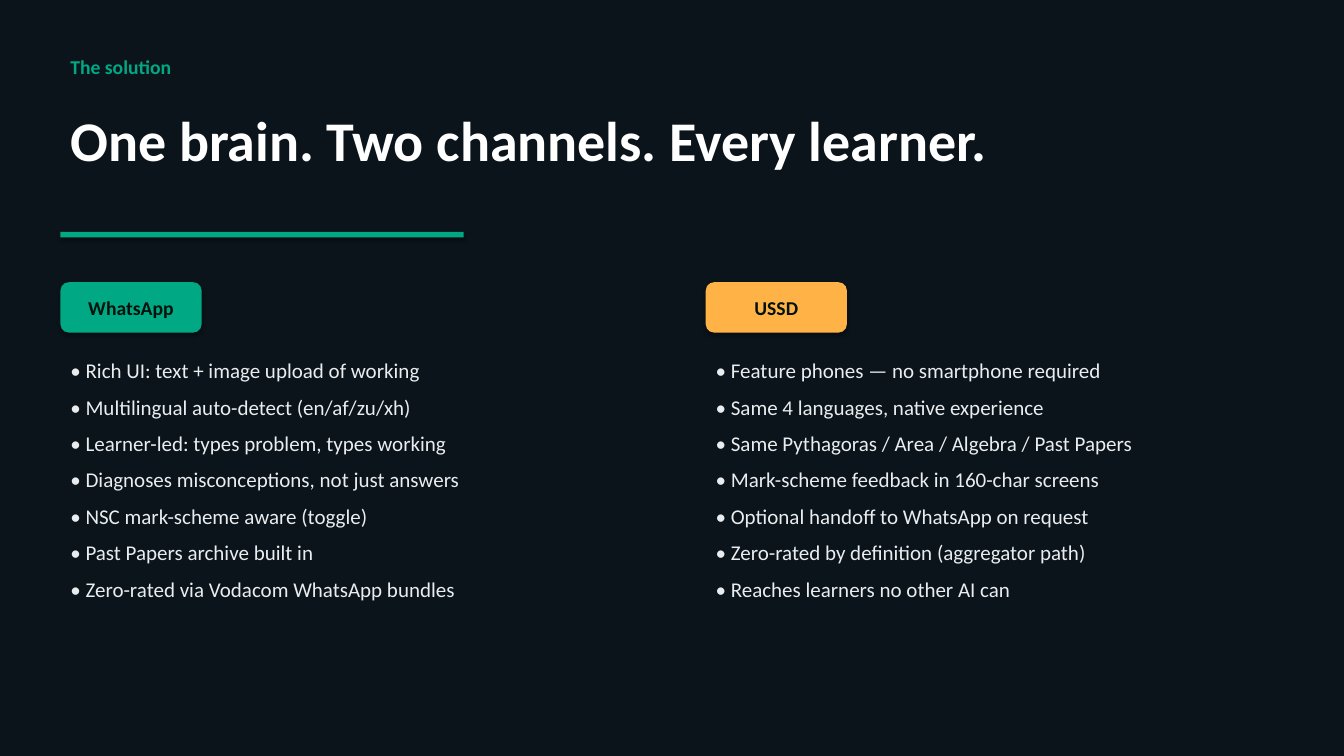
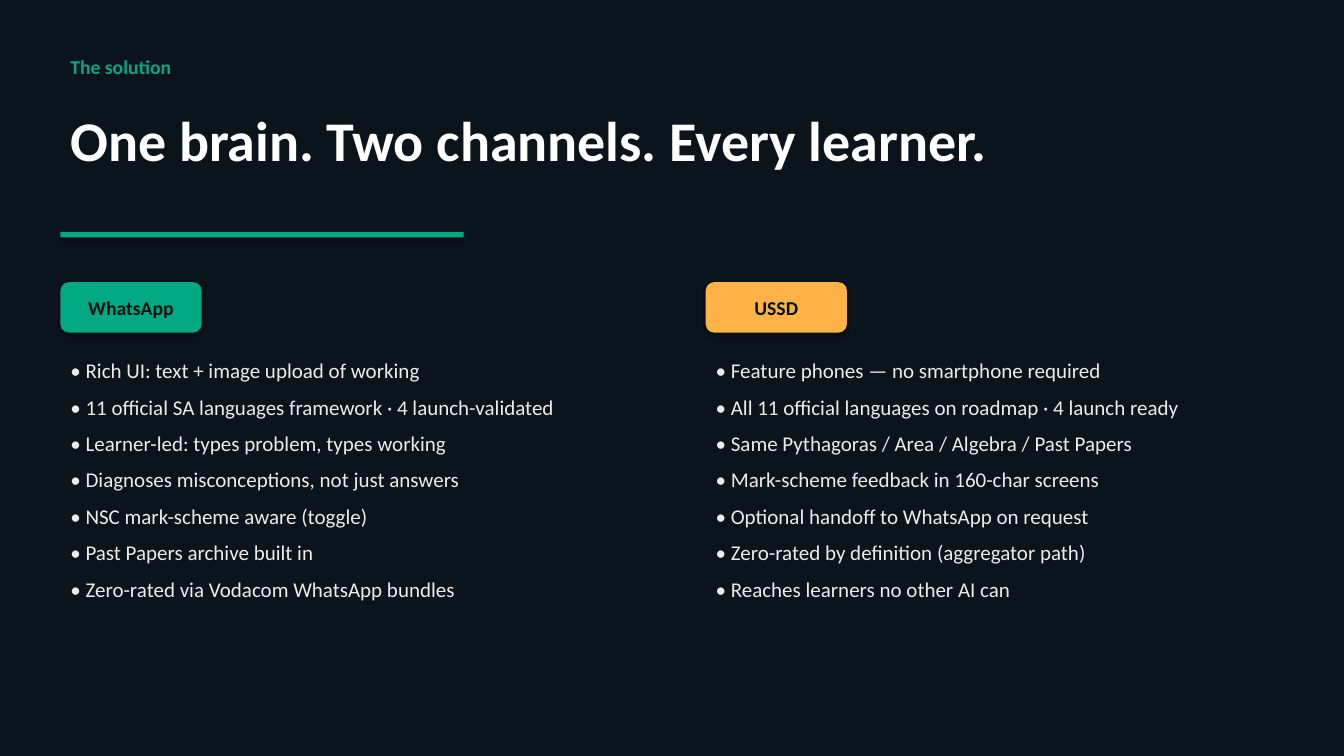
Before and after one commit to snerantie/Dell-Prototype---AI-Integration, a slide deck: slide 3 of pitch/AI_Tutor_Pitch.pptx. Drawn at 1344x756 pixels with LibreOffice and Linux fonts; fonts in the diff are those of the drawing. Boxes give left, top, right and bottom in pixels: in the first picture for what was removed or moved away, otherwise in the second. Text is boxed around its words. In the diff, an @@ line names an element or a change of style, - is before the commit and + after.

Commit message:
feat: expand i18n framework to all 11 SA official languages (4 validated + 7 first-pass) + SA Sign Language roadmap

```diff
--- a/pitch/AI_Tutor_Pitch.pptx
+++ b/pitch/AI_Tutor_Pitch.pptx
@@ text at box(86, 400, 553, 419): text changed @@
-• Multilingual auto-detect (en/af/zu/xh)
+• 11 official SA languages framework · 4 launch-validated
@@ text at box(731, 400, 1178, 419): text changed @@
-• Same 4 languages, native experience
+• All 11 official languages on roadmap · 4 launch ready
```
Also in this commit, not shown: 3 other slides changed, 4 other files.
